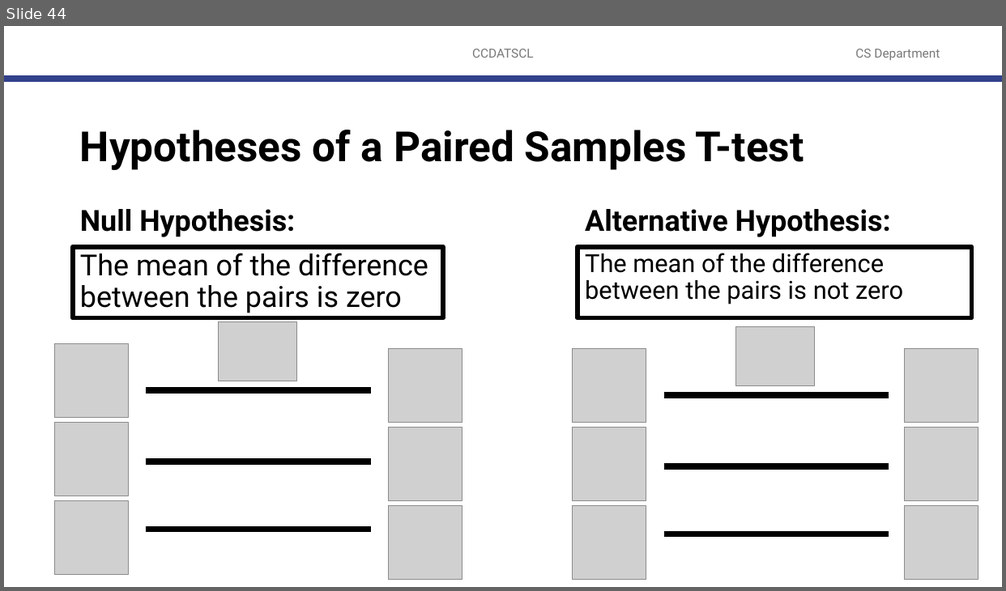
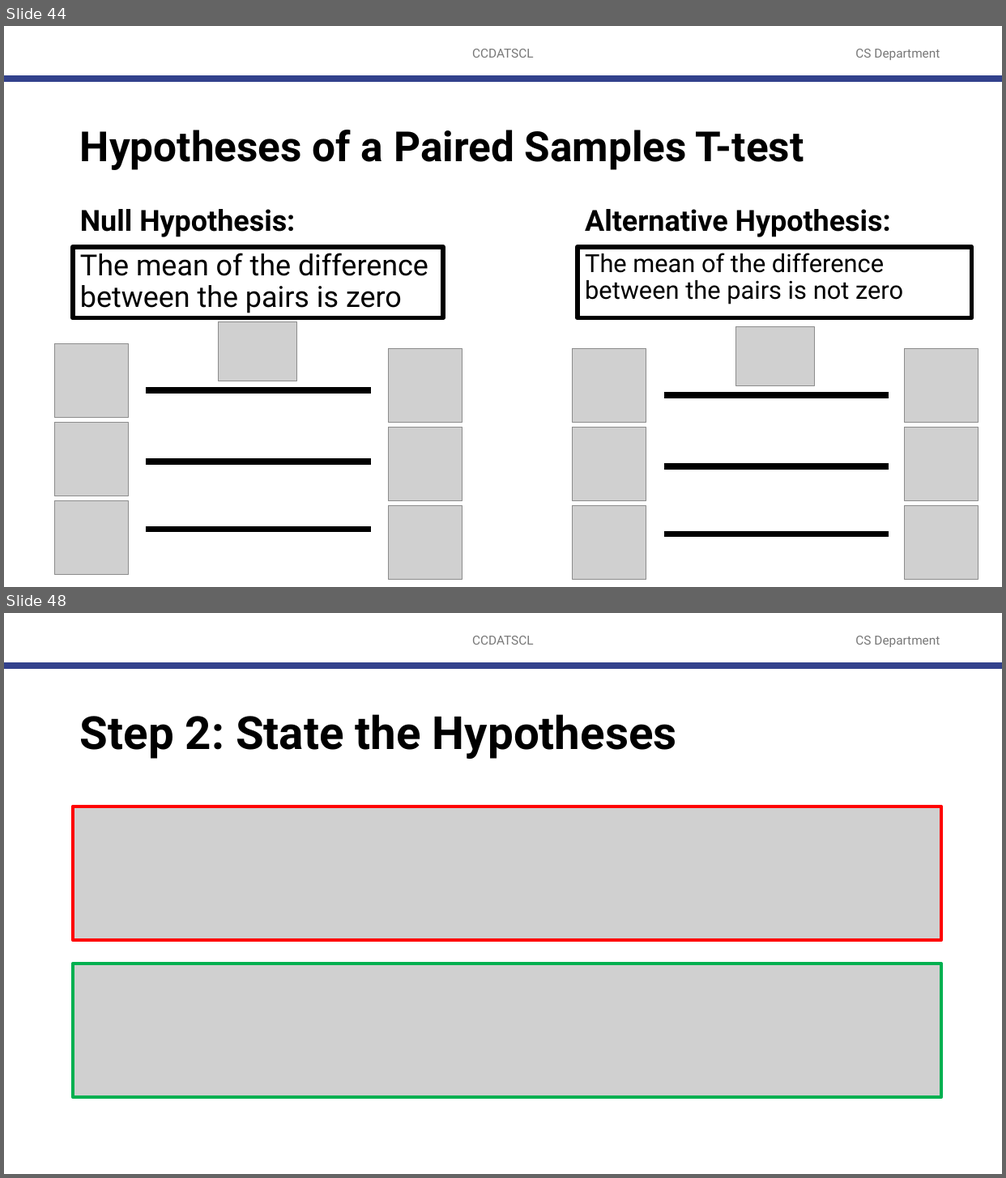
Before and after one commit to robitussin/CCDATS1L, a slide deck: 10 - Statistical Inference Tests/T-test.pptx. Shown one above the other, each under a label of ours: slide 44 before the commit, slides 44 and 48 after it; the slides between them are not shown. The pictures are 1006x591 and 1006x1178 pixels, drawn with LibreOffice and Linux fonts; fonts in the diff are those of the drawing; grey boxes stand for pictures; background and template pictures are left out. Boxes give left, top, right and bottom in pixels: in the first picture for what was removed or moved away, otherwise in the second. Text is boxed around its words. In the diff, an @@ line names an element or a change of style, - is before the commit and + after.

```diff
--- a/10 - Statistical Inference Tests/T-test.pptx
+++ b/10 - Statistical Inference Tests/T-test.pptx
@@ slide 48 added at [4,613,1002,1174], background #FFFFFF; not listed: 3 template elements that a slide beside it also shows @@
@@ title added at [80,714,677,759], 44 pt, text #000000, bold @@
+Step 2: State the Hypotheses
@@ picture added at [73,807,942,940] @@
@@ picture added at [73,964,942,1097] @@
```
Also in this commit, not shown: 17 other slides added.
